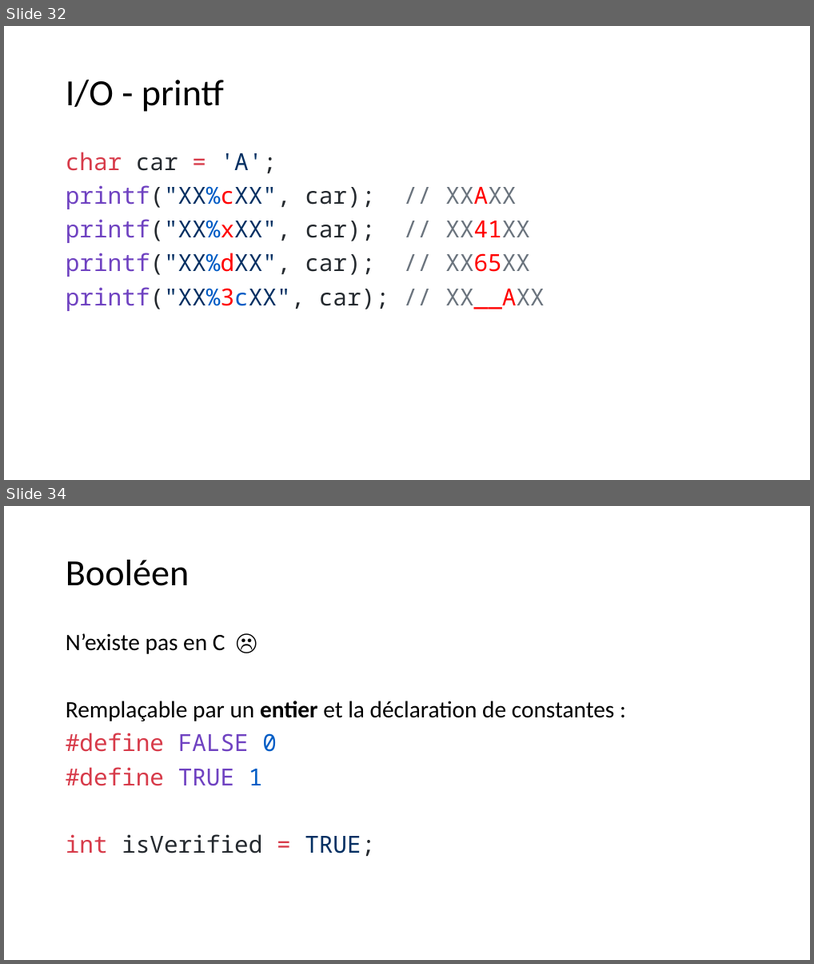
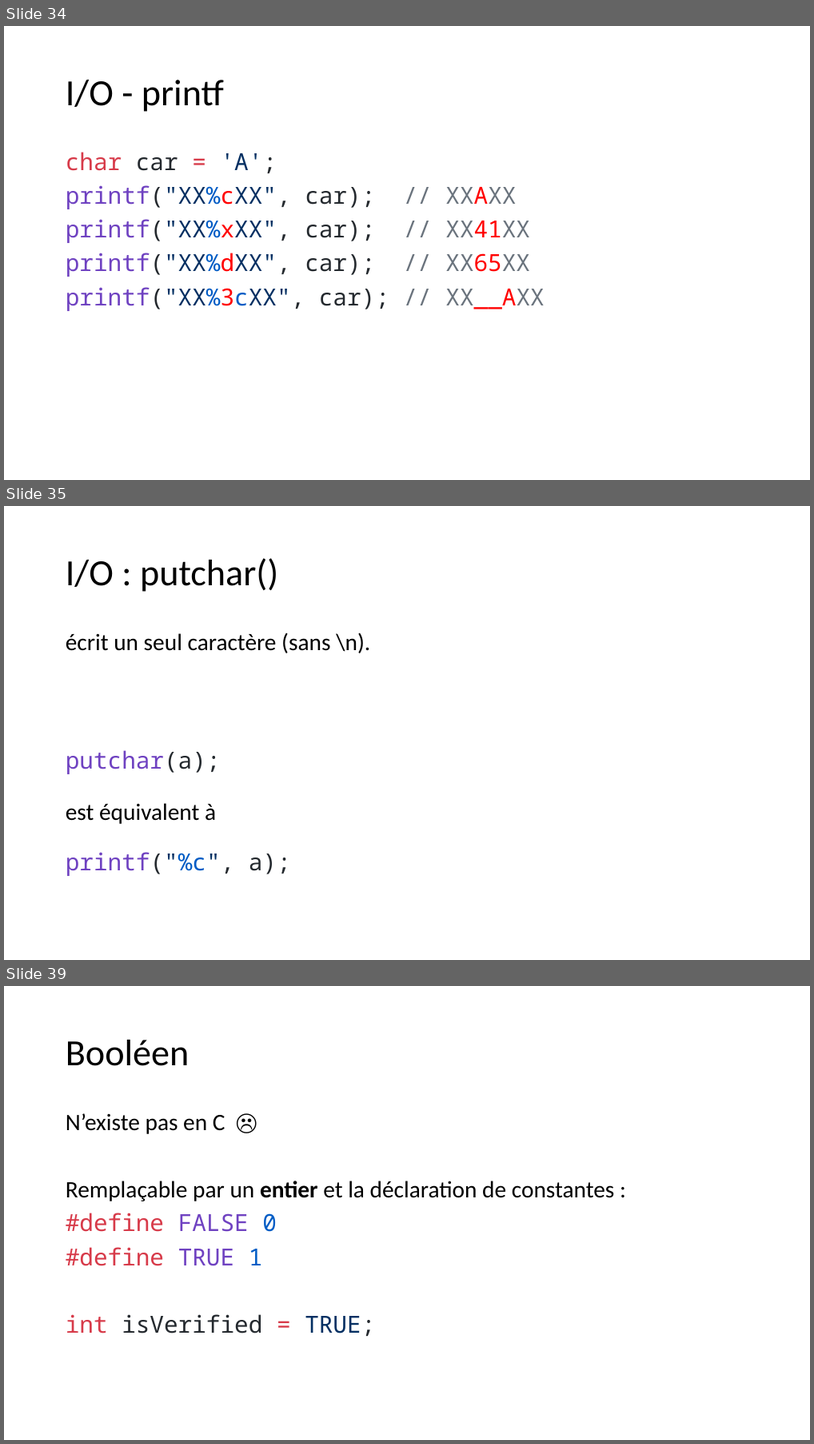
Before and after one commit to standard3/BTS1, a slide deck: 02_C/02_Types-et-operateurs/Types et opérateurs en C.pptx. Shown one above the other, each under a label of ours: slides 32 and 34 before the commit, slides 34, 35 and 39 after it; the slides between them are not shown. The pictures are 814x964 and 814x1444 pixels, drawn with LibreOffice and Linux fonts; fonts in the diff are those of the drawing. Boxes give left, top, right and bottom in pixels: in the first picture for what was removed or moved away, otherwise in the second. Text is boxed around its words. In the diff, an @@ line names an element or a change of style, - is before the commit and + after.

```diff
--- a/02_C/02_Types-et-operateurs/Types et opérateurs en C.pptx
+++ b/02_C/02_Types-et-operateurs/Types et opérateurs en C.pptx
@@ slide 35 added at box(4, 506, 810, 960), background #FFFFFF @@
@@ title added at box(66, 558, 278, 592), 44 pt, text #000000 @@
+I/O : putchar()
@@ text added at box(66, 632, 370, 876), 28 pt, text #000000 @@
+écrit un seul caractère (sans \n).
+putchar(a);
+est équivalent à
+printf("%c", a);
@@ what was slide 32 is now slide 34 @@
@@ what was slide 34 is now slide 39 @@
```
Also in this commit, not shown: 1 slide changed, 4 other slides added, 24 other files.
